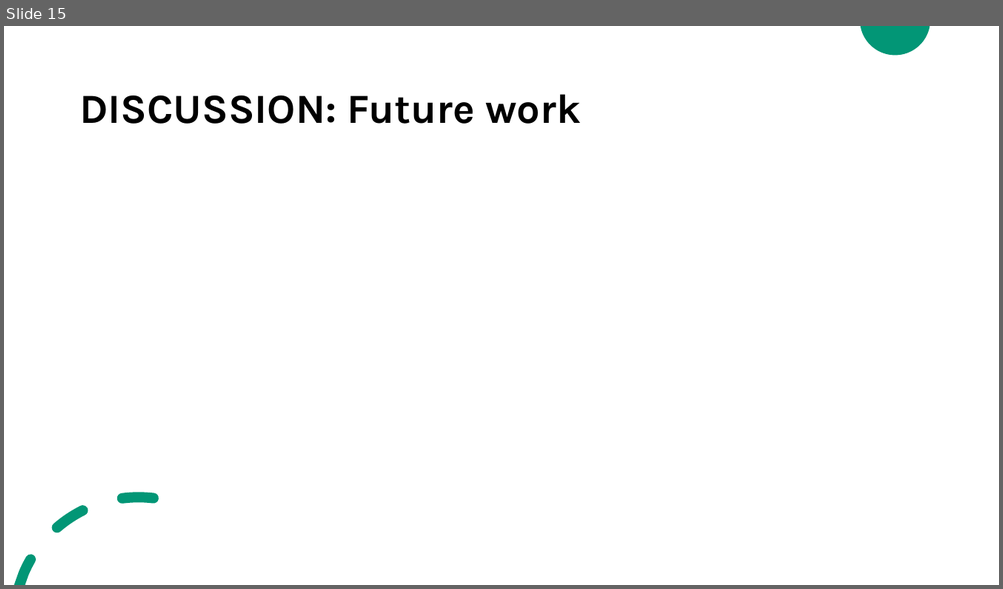
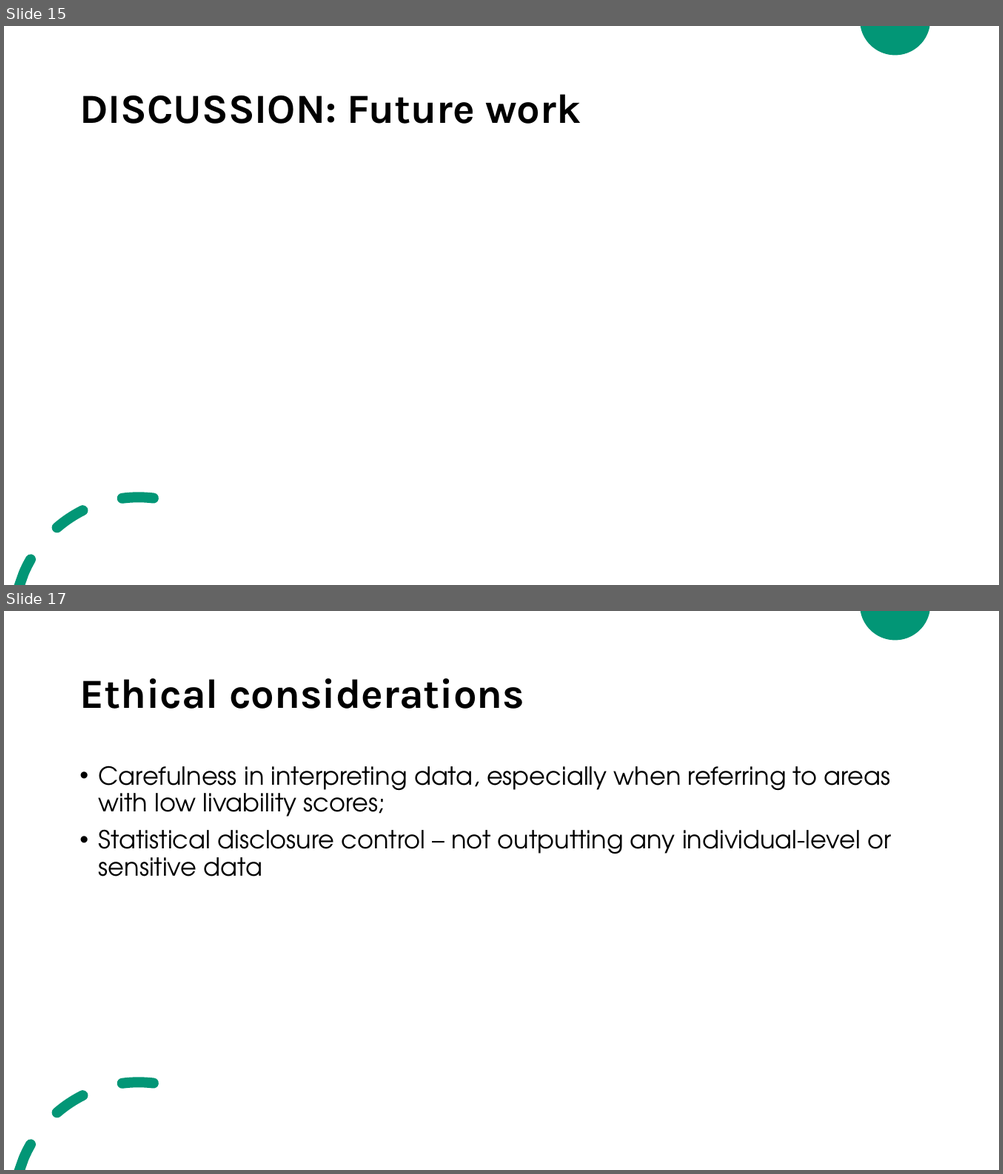
Before and after one commit to ilaluna/LIVING-SICSS, a slide deck: LIVING-SICCS.pptx. Shown one above the other, each under a label of ours: slide 15 before the commit, slides 15 and 17 after it; the slides between them are not shown. The pictures are 1003x589 and 1003x1174 pixels, drawn with LibreOffice and Linux fonts; fonts in the diff are those of the drawing. Boxes give left, top, right and bottom in pixels: in the first picture for what was removed or moved away, otherwise in the second. Text is boxed around its words. In the diff, an @@ line names an element or a change of style, - is before the commit and + after.

```diff
--- a/LIVING-SICCS.pptx
+++ b/LIVING-SICCS.pptx
@@ slide 17 added at (4, 611, 999, 1170), background #FFFFFF; not listed: 2 template elements that a slide beside it also shows @@
@@ title added at (79, 678, 524, 709), 40 pt, text #000000, bold @@
+Ethical considerations
@@ text added at (99, 766, 891, 877), 24 pt, text #000000 @@
+• Carefulness in interpreting data, especially when referring to areas with low livability scores;
+• Statistical disclosure control – not outputting any individual-level or sensitive data
```
Also in this commit, not shown: 3 slides changed, 1 other slide added.
